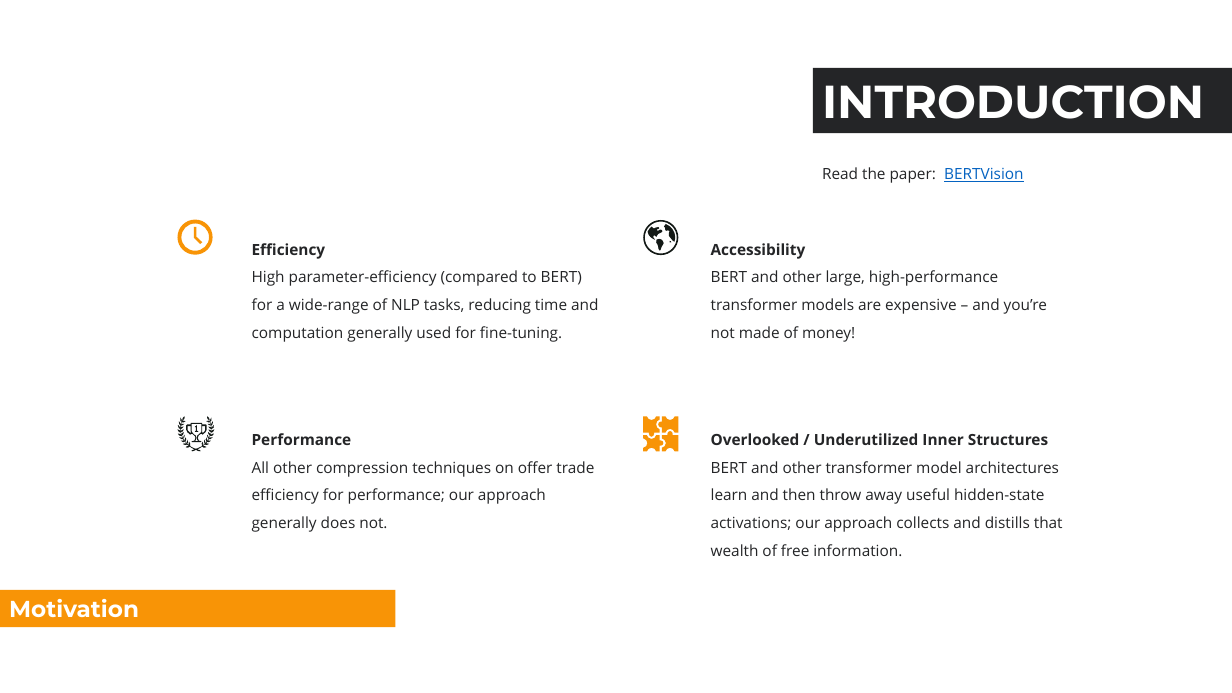
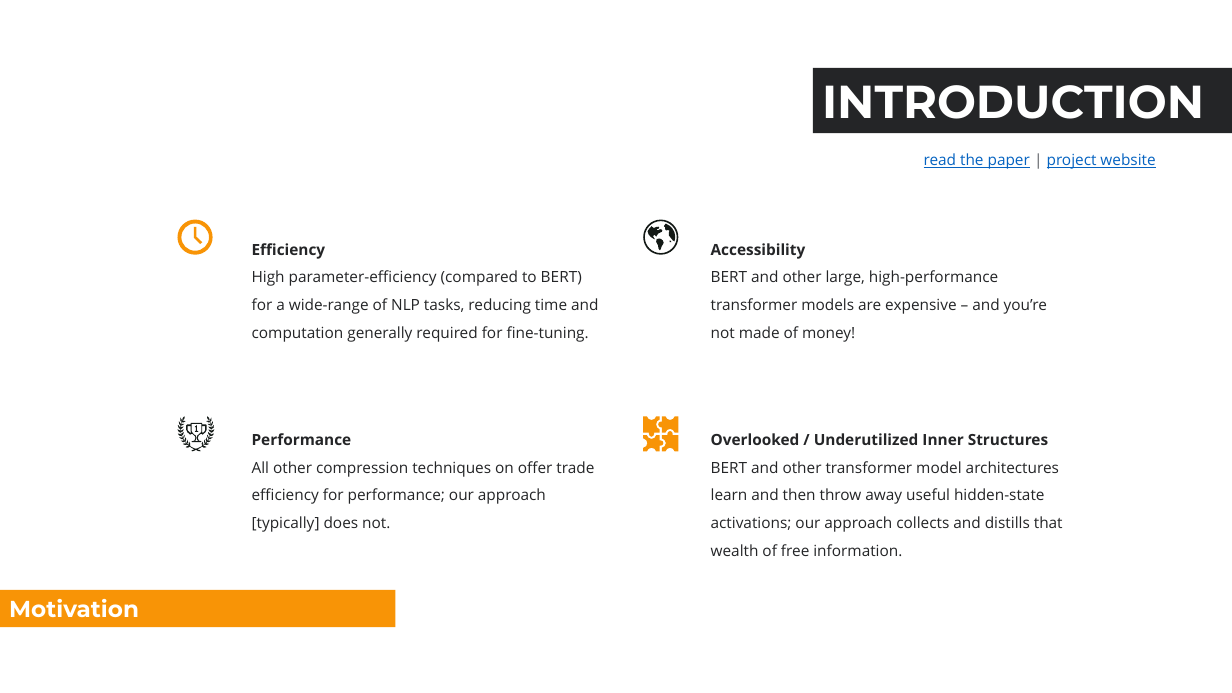
Before and after one commit to cbenge509/BERTVision, a slide deck: slide 2 of presentation/capstone/final presentation/capstone__jiang_benge_fogarty_king__final_presentation.pptx. Drawn at 1232x693 pixels with LibreOffice and Linux fonts; fonts in the diff are those of the drawing. Boxes give left, top, right and bottom in pixels: in the first picture for what was removed or moved away, otherwise in the second. Text is boxed around its words. In the diff, an @@ line names an element or a change of style, - is before the commit and + after.

Commit message:
presentation updates

```diff
--- a/presentation/capstone/final presentation/capstone__jiang_benge_fogarty_king__final_presentation.pptx
+++ b/presentation/capstone/final presentation/capstone__jiang_benge_fogarty_king__final_presentation.pptx
@@ text at (924,153,1155,169): text changed; text colour #242527 to #0563C1 @@
-Read the paper: BERTVision
+read the paper | project website
@@ text at (252,270,598,342): text changed @@
-High parameter-efficiency (compared to BERT) for a wide-range of NLP tasks, reducing time and computation generally used for fine-tuning.
+High parameter-efficiency (compared to BERT) for a wide-range of NLP tasks, reducing time and computation generally required for fine-tuning.
@@ text at (252,461,594,532): text changed @@
-All other compression techniques on offer trade efficiency for performance; our approach generally does not.
+All other compression techniques on offer trade efficiency for performance; our approach [typically] does not.
```
Also in this commit, not shown: 2 other slides changed.
